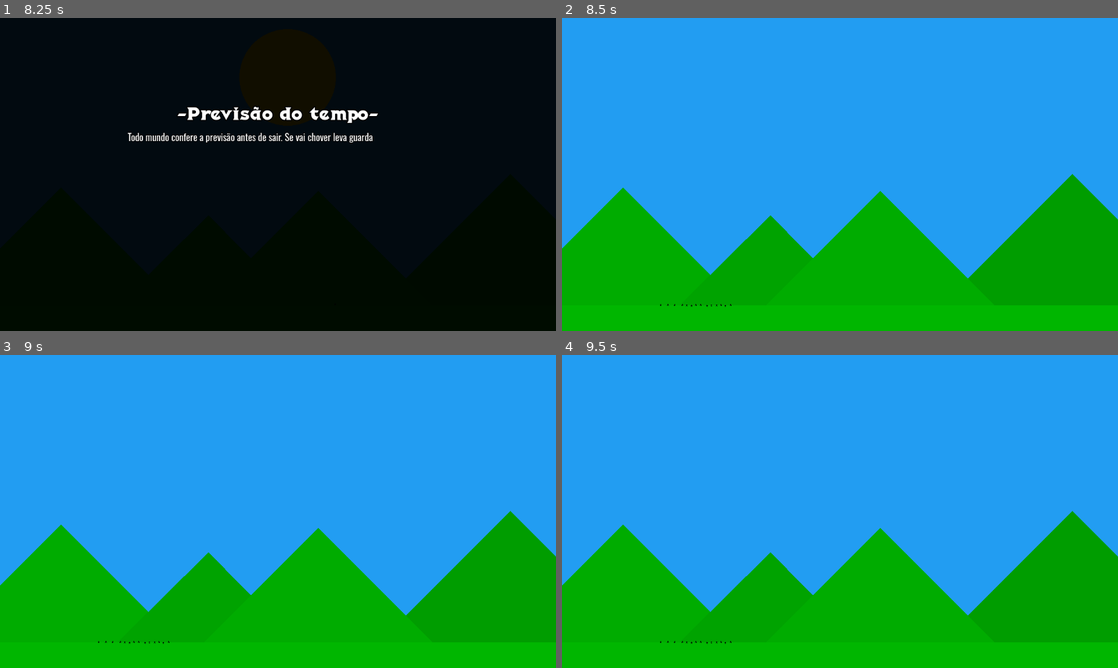
Above: before the commit, frames 1-4 (two rows, left to right).
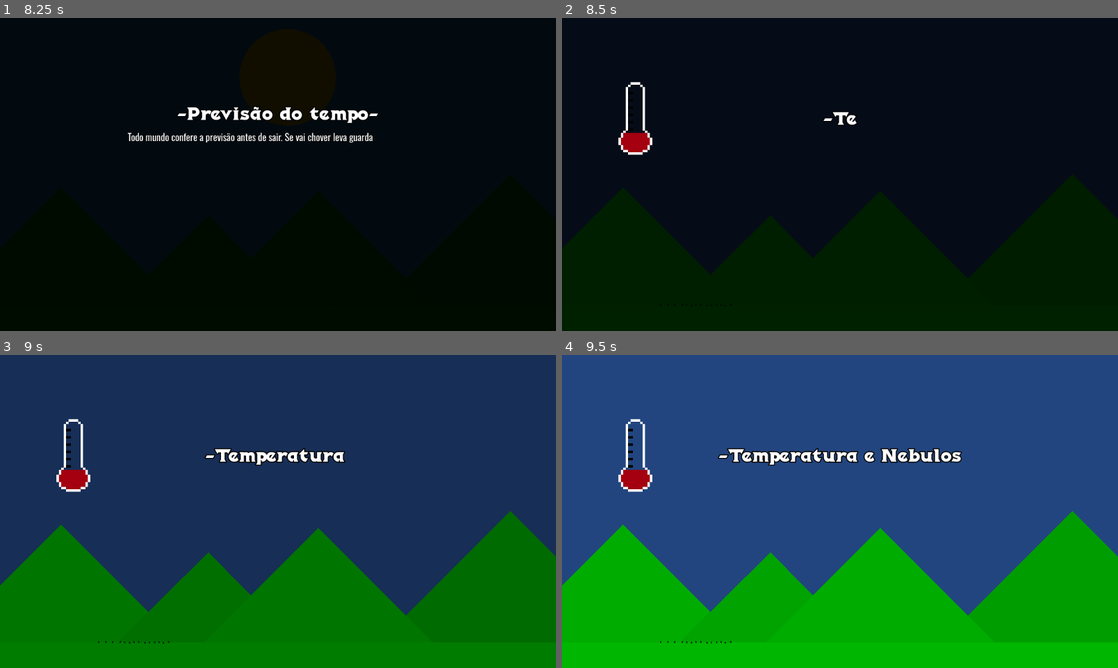
Above: after the commit, the same moments.

Repository: joao-dev152/Trabalho-de-Ci-ncias-8-ano-
Game: Godot game, scene res://páginas/1. Alana/page_0_intro.tscn
Same seed, same stepped clock (60 frames per second), same inputs: the game is played once before the commit and once after it.
Inputs (mouse positions are in pixels of both pictures, inside the frame that each line leads up to):
- Up to frame 1 (8.25 s): move the mouse to (400, 158) at 0.52 s; press the mouse at (400, 158) at 0.53 s; hold Right (right-down) 0.53-2.78 s; move the mouse to (166, 190) at 1.27 s; release the mouse at (166, 190) at 1.28 s; click (166, 190) at 1.35 s; move the mouse to (333, 105) at 2.02 s; press the mouse at (333, 105) at 2.03 s; move the mouse to (250, 237) at 2.77 s; release the mouse at (250, 237) at 2.78 s; hold Left (left-up) 2.78-5.03 s; click (250, 237) at 2.85 s; move the mouse to (444, 221) at 3.52 s; press the mouse at (444, 221) at 3.53 s; move the mouse to (111, 127) at 4.27 s; release the mouse at (111, 127) at 4.28 s; click (111, 127) at 4.35 s; move the mouse to (305, 174) at 5.02 s; press the mouse at (305, 174) at 5.03 s; hold Right (right-down) 5.03-6.53 s; move the mouse to (194, 96) at 5.77 s; release the mouse at (194, 96) at 5.78 s; click (194, 96) at 5.85 s; move the mouse to (400, 158) at 6.52 s; press the mouse at (400, 158) at 6.53 s; hold Left (left-up) 6.53-7.28 s; move the mouse to (166, 190) at 7.27 s; release the mouse at (166, 190) at 7.28 s; hold Right (right-down) from 7.28 s (still down); click (166, 190) at 7.35 s; move the mouse to (333, 105) at 8.02 s; press the mouse at (333, 105) at 8.03 s
- Up to frame 2 (8.5 s): keep holding Right (right-down)
- Up to frame 3 (9 s): move the mouse to (250, 574) at 8.77 s; release Right (right-down) at 8.78 s; release the mouse at (250, 574) at 8.78 s; hold Left (left-up) from 8.78 s (still down); click (250, 574) at 8.85 s
- Up to frame 4 (9.5 s): keep holding Left (left-up)

Frame 1 is identical in both runs. In frame 2, 100% of the frame differs, in the area x 0-100%, y 0-100%; in frame 3, 100%; in frame 4, 67%.

Commit message:
page 3 completa

Diff:
--- a/páginas/2. Anna Luiza/page_2_temperatura_e_nebulosidade.tscn
+++ b/páginas/2. Anna Luiza/page_2_temperatura_e_nebulosidade.tscn
@@ -1,17 +1,260 @@
 [gd_scene format=3 uid="uid://bytpuxcx4i7ga"]
 
+[ext_resource type="Script" uid="uid://c2us4b5cv7e6u" path="res://scripts/page_2_temperatura_e_nebulosidade.gd" id="1_5tt31"]
 [ext_resource type="Texture2D" uid="uid://dgecauljq8sqm" path="res://data/assets/homi_andando.png" id="1_y2j5c"]
+[ext_resource type="Texture2D" uid="uid://bw8ojwn4h73hl" path="res://data/assets/termometro-pixel-art.png" id="2_4s65b"]
+[ext_resource type="FontFile" uid="uid://depdhimw2e5w5" path="res://data/assets/fnt/Isometra-Regular.ttf" id="4_ptakn"]
+[ext_resource type="FontFile" uid="uid://d1ujonbwls6ft" path="res://data/assets/fnt/Oswald-VariableFont_wght.ttf" id="5_l4lpu"]
 
 [sub_resource type="BoxMesh" id="BoxMesh_4s65b"]
 
+[sub_resource type="AtlasTexture" id="AtlasTexture_5tt31"]
+atlas = ExtResource("2_4s65b")
+region = Rect2(0, 0, 16, 32)
+
+[sub_resource type="AtlasTexture" id="AtlasTexture_8ciuu"]
+atlas = ExtResource("2_4s65b")
+region = Rect2(16, 0, 16, 32)
+
+[sub_resource type="AtlasTexture" id="AtlasTexture_ptakn"]
+atlas = ExtResource("2_4s65b")
+region = Rect2(32, 0, 16, 32)
+
+[sub_resource type="AtlasTexture" id="AtlasTexture_l4lpu"]
+atlas = ExtResource("2_4s65b")
+region = Rect2(48, 0, 16, 32)
+
+[sub_resource type="AtlasTexture" id="AtlasTexture_shnm2"]
+atlas = ExtResource("2_4s65b")
+region = Rect2(64, 0, 16, 32)
+
+[sub_resource type="AtlasTexture" id="AtlasTexture_lojbp"]
+atlas = ExtResource("2_4s65b")
+region = Rect2(80, 0, 16, 32)
+
+[sub_resource type="AtlasTexture" id="AtlasTexture_v6fxk"]
+atlas = ExtResource("2_4s65b")
+region = Rect2(96, 0, 16, 32)
+
+[sub_resource type="AtlasTexture" id="AtlasTexture_kfdag"]
+atlas = ExtResource("2_4s65b")
+region = Rect2(112, 0, 16, 32)
+
+[sub_resource type="AtlasTexture" id="AtlasTexture_6bnaj"]
+atlas = ExtResource("2_4s65b")
+region = Rect2(128, 0, 16, 32)
+
+[sub_resource type="AtlasTexture" id="AtlasTexture_l8nnj"]
+atlas = ExtResource("2_4s65b")
+region = Rect2(144, 0, 16, 32)
+
+[sub_resource type="AtlasTexture" id="AtlasTexture_kmy75"]
+atlas = ExtResource("2_4s65b")
+region = Rect2(160, 0, 16, 32)
+
+[sub_resource type="SpriteFrames" id="SpriteFrames_8w0r3"]
+animations = [{
+"frames": [{
+"duration": 2.0,
+"texture": SubResource("AtlasTexture_5tt31")
+}, {
+"duration": 2.0,
+"texture": SubResource("AtlasTexture_8ciuu")
+}, {
+"duration": 2.0,
+"texture": SubResource("AtlasTexture_ptakn")
+}, {
+"duration": 2.0,
+"texture": SubResource("AtlasTexture_l4lpu")
+}, {
+"duration": 2.0,
+"texture": SubResource("AtlasTexture_shnm2")
+}, {
+"duration": 2.0,
+"texture": SubResource("AtlasTexture_lojbp")
+}, {
+"duration": 2.0,
+"texture": SubResource("AtlasTexture_v6fxk")
+}, {
+"duration": 2.0,
+"texture": SubResource("AtlasTexture_kfdag")
+}, {
+"duration": 2.0,
+"texture": SubResource("AtlasTexture_6bnaj")
+}, {
+"duration": 2.0,
+"texture": SubResource("AtlasTexture_l8nnj")
+}, {
+"duration": 2.0,
+"texture": SubResource("AtlasTexture_kmy75")
+}],
+"loop": 2,
+"name": &"default",
+"speed": 0.5
+}]
+
+[sub_resource type="Animation" id="Animation_ccnhe"]
+length = 0.001
+tracks/0/type = "value"
+tracks/0/imported = false
+tracks/0/enabled = true
+tracks/0/path = NodePath("ColorRect:color")
+tracks/0/interp = 1
+tracks/0/loop_wrap = true
+tracks/0/keys = {
+"times": PackedFloat32Array(0),
+"transitions": PackedFloat32Array(1),
+"update": 0,
+"values": [Color(0.13333334, 0.25882354, 0.4862745, 1)]
+}
+
+[sub_resource type="Animation" id="Animation_hsehc"]
+resource_name = "loop-ilumination"
+length = 40.0
+loop_mode = 2
+tracks/0/type = "value"
+tracks/0/imported = false
+tracks/0/enabled = true
+tracks/0/path = NodePath("ColorRect:color")
+tracks/0/interp = 1
+tracks/0/loop_wrap = true
+tracks/0/keys = {
+"times": PackedFloat32Array(0, 40),
+"transitions": PackedFloat32Array(1, 1),
+"update": 0,
+"values": [Color(0.13333334, 0.25882354, 0.4862745, 1), Color(0.13333334, 0.6156863, 0.9490196, 1)]
+}
+
+[sub_resource type="AnimationLibrary" id="AnimationLibrary_ih2uo"]
+_data = {
+&"RESET": SubResource("Animation_ccnhe"),
+&"loop-ilumination": SubResource("Animation_hsehc")
+}
+
+[sub_resource type="Animation" id="Animation_shnm2"]
+length = 0.001
+tracks/0/type = "value"
+tracks/0/imported = false
+tracks/0/enabled = true
+tracks/0/path = NodePath("CanvasLayer/Control/VBoxContainer/Label:visible_characters")
+tracks/0/interp = 1
+tracks/0/loop_wrap = true
+tracks/0/keys = {
+"times": PackedFloat32Array(0),
+"transitions": PackedFloat32Array(1),
+"update": 1,
+"values": [0]
+}
+tracks/1/type = "value"
+tracks/1/imported = false
+tracks/1/enabled = true
+tracks/1/path = NodePath("CanvasLayer/Control/VBoxContainer/RichTextLabel:visible_ratio")
+tracks/1/interp = 1
+tracks/1/loop_wrap = true
+tracks/1/keys = {
+"times": PackedFloat32Array(0),
+"transitions": PackedFloat32Array(1),
+"update": 0,
+"values": [0.0]
+}
+
+[sub_resource type="Animation" id="Animation_lojbp"]
+resource_name = "textos"
+length = 3.5000000000000004
+tracks/0/type = "value"
+tracks/0/imported = false
+tracks/0/enabled = true
+tracks/0/path = NodePath("CanvasLayer/Control/VBoxContainer/Label:visible_characters")
+tracks/0/interp = 1
+tracks/0/loop_wrap = true
+tracks/0/keys = {
+"times": PackedFloat32Array(0, 1.5),
+"transitions": PackedFloat32Array(1, 1),
+"update": 0,
+"values": [0, 28]
+}
+tracks/1/type = "value"
+tracks/1/imported = false
+tracks/1/enabled = true
+tracks/1/path = NodePath("CanvasLayer/Control/VBoxContainer/RichTextLabel:visible_ratio")
+tracks/1/interp = 1
+tracks/1/loop_wrap = true
+tracks/1/keys = {
+"times": PackedFloat32Array(0, 1.5, 3.5),
+"transitions": PackedFloat32Array(1, 1, 1),
+"update": 0,
+"values": [0.0, 0.0, 1.0]
+}
+
+[sub_resource type="AnimationLibrary" id="AnimationLibrary_v6fxk"]
+_data = {
+&"RESET": SubResource("Animation_shnm2"),
+&"textos": SubResource("Animation_lojbp")
+}
+
+[sub_resource type="Animation" id="Animation_8ciuu"]
+length = 0.001
+tracks/0/type = "value"
+tracks/0/imported = false
+tracks/0/enabled = true
+tracks/0/path = NodePath("CanvasModulate:color")
+tracks/0/interp = 1
+tracks/0/loop_wrap = true
+tracks/0/keys = {
+"times": PackedFloat32Array(0),
+"transitions": PackedFloat32Array(1),
+"update": 0,
+"values": [Color(0, 0, 0, 1)]
+}
+
+[sub_resource type="Animation" id="Animation_ptakn"]
+resource_name = "fade-in"
+tracks/0/type = "value"
+tracks/0/imported = false
+tracks/0/enabled = true
+tracks/0/path = NodePath("CanvasModulate:color")
+tracks/0/interp = 1
+tracks/0/loop_wrap = true
+tracks/0/keys = {
+"times": PackedFloat32Array(0, 1),
+"transitions": PackedFloat32Array(1, 1),
+"update": 0,
+"values": [Color(0, 0, 0, 1), Color(1, 1, 1, 1)]
+}
+
+[sub_resource type="Animation" id="Animation_l4lpu"]
+resource_name = "fade-out"
+tracks/0/type = "value"
+tracks/0/imported = false
+tracks/0/enabled = true
+tracks/0/path = NodePath("CanvasModulate:color")
+tracks/0/interp = 1
+tracks/0/loop_wrap = true
+tracks/0/keys = {
+"times": PackedFloat32Array(0, 1),
+"transitions": PackedFloat32Array(1, 1),
+"update": 0,
+"values": [Color(1, 1, 1, 1), Color(0, 0, 0, 1)]
+}
+
+[sub_resource type="AnimationLibrary" id="AnimationLibrary_shnm2"]
+_data = {
+&"RESET": SubResource("Animation_8ciuu"),
+&"fade-in": SubResource("Animation_ptakn"),
+&"fade-out": SubResource("Animation_l4lpu")
+}
+
+[sub_resource type="StyleBoxEmpty" id="StyleBoxEmpty_shnm2"]
+
 [node name="page_2_Temperatura e Nebulosidade" type="Node2D" unique_id=537147640]
+script = ExtResource("1_5tt31")
 
 [node name="ColorRect" type="ColorRect" parent="." unique_id=394596836]
 offset_left = -3083.0
 offset_top = -1557.0
 offset_right = 4451.0
 offset_bottom = 1503.0
-color = Color(0.13333334, 0.6156863, 0.9490196, 1)
+color = Color(0.13333334, 0.25882354, 0.4862745, 1)
 
 [node name="cenario" type="Node2D" parent="." unique_id=751256370]
 
@@ -49,58 +292,147 @@
 scale = Vector2(1159, 55.999966)
 mesh = SubResource("BoxMesh_4s65b")
 
-[node name="Sprite2D" type="Sprite2D" parent="." unique_id=1855761862]
+[node name="homis" type="Node2D" parent="." unique_id=1822090822]
+
+[node name="Sprite2D" type="Sprite2D" parent="homis" unique_id=1855761862]
 position = Vector2(235, 592)
 texture = ExtResource("1_y2j5c")
 
-[node name="Sprite2D2" type="Sprite2D" parent="." unique_id=1498977950]
+[node name="Sprite2D2" type="Sprite2D" parent="homis" unique_id=1498977950]
 position = Vector2(251, 592)
 texture = ExtResource("1_y2j5c")
 
-[node name="Sprite2D3" type="Sprite2D" parent="." unique_id=1056295558]
+[node name="Sprite2D3" type="Sprite2D" parent="homis" unique_id=1056295558]
 position = Vector2(270, 594)
 texture = ExtResource("1_y2j5c")
 
-[node name="Sprite2D4" type="Sprite2D" parent="." unique_id=1018095368]
+[node name="Sprite2D4" type="Sprite2D" parent="homis" unique_id=1018095368]
 position = Vector2(289, 592)
 texture = ExtResource("1_y2j5c")
 
-[node name="Sprite2D5" type="Sprite2D" parent="." unique_id=595100769]
+[node name="Sprite2D5" type="Sprite2D" parent="homis" unique_id=595100769]
 position = Vector2(302, 594)
 texture = ExtResource("1_y2j5c")
 
-[node name="Sprite2D6" type="Sprite2D" parent="." unique_id=1918165216]
+[node name="Sprite2D6" type="Sprite2D" parent="homis" unique_id=1918165216]
 position = Vector2(322, 593)
 texture = ExtResource("1_y2j5c")
 
-[node name="Sprite2D7" type="Sprite2D" parent="." unique_id=1373499998]
+[node name="Sprite2D7" type="Sprite2D" parent="homis" unique_id=1373499998]
 position = Vector2(340, 594)
 texture = ExtResource("1_y2j5c")
 
-[node name="Sprite2D8" type="Sprite2D" parent="." unique_id=527164918]
+[node name="Sprite2D8" type="Sprite2D" parent="homis" unique_id=527164918]
 position = Vector2(311, 593)
 texture = ExtResource("1_y2j5c")
 
-[node name="Sprite2D9" type="Sprite2D" parent="." unique_id=1052005475]
+[node name="Sprite2D9" type="Sprite2D" parent="homis" unique_id=1052005475]
 position = Vector2(221, 592)
 texture = ExtResource("1_y2j5c")
 
-[node name="Sprite2D10" type="Sprite2D" parent="." unique_id=6859464]
+[node name="Sprite2D10" type="Sprite2D" parent="homis" unique_id=6859464]
 position = Vector2(351, 592)
 texture = ExtResource("1_y2j5c")
 
-[node name="Sprite2D11" type="Sprite2D" parent="." unique_id=1685939077]
+[node name="Sprite2D11" type="Sprite2D" parent="homis" unique_id=1685939077]
 position = Vector2(331, 592)
 texture = ExtResource("1_y2j5c")
 
-[node name="Sprite2D12" type="Sprite2D" parent="." unique_id=1959578295]
+[node name="Sprite2D12" type="Sprite2D" parent="homis" unique_id=1959578295]
 position = Vector2(279, 592)
 texture = ExtResource("1_y2j5c")
 
-[node name="Sprite2D13" type="Sprite2D" parent="." unique_id=1258584300]
+[node name="Sprite2D13" type="Sprite2D" parent="homis" unique_id=1258584300]
 position = Vector2(260, 593)
 texture = ExtResource("1_y2j5c")
 
-[node name="Sprite2D14" type="Sprite2D" parent="." unique_id=1469568975]
+[node name="Sprite2D14" type="Sprite2D" parent="homis" unique_id=1469568975]
 position = Vector2(206, 592)
 texture = ExtResource("1_y2j5c")
+
+[node name="termometro" type="CanvasLayer" parent="." unique_id=199086105]
+
+[node name="AnimatedSprite2D" type="AnimatedSprite2D" parent="termometro" unique_id=693796462]
+position = Vector2(152, 208)
+scale = Vector2(5, 5)
+sprite_frames = SubResource("SpriteFrames_8w0r3")
+autoplay = "default"
+
+[node name="AnimationPlayer" type="AnimationPlayer" parent="." unique_id=1852983413]
+libraries/ = SubResource("AnimationLibrary_ih2uo")
+autoplay = &"loop-ilumination"
+
+[node name="textos" type="AnimationPlayer" parent="." unique_id=238319780]
+libraries/ = SubResource("AnimationLibrary_v6fxk")
+autoplay = &"textos"
+
+[node name="fade" type="AnimationPlayer" parent="." unique_id=1216456550]
+libraries/ = SubResource("AnimationLibrary_shnm2")
+autoplay = &"fade-in"
+
+[node name="CanvasModulate" type="CanvasModulate" parent="." unique_id=1134518014]
+color = Color(0, 0, 0, 1)
+
+[node name="CanvasLayer" type="CanvasLayer" parent="." unique_id=596422869]
+
+[node name="Control" type="Control" parent="CanvasLayer" unique_id=1815088633]
+layout_mode = 3
+anchors_preset = 15
+anchor_right = 1.0
+anchor_bottom = 1.0
+grow_horizontal = 2
+grow_vertical = 2
+
+[node name="VBoxContainer" type="VBoxContainer" parent="CanvasLayer/Control" unique_id=124186651]
+layout_mode = 1
+anchors_preset = 8
+anchor_left = 0.5
+anchor_top = 0.5
+anchor_right = 0.5
+anchor_bottom = 0.5
+offset_left = -406.0
+offset_top = -137.0
+offset_right = 406.0
+offset_bottom = 137.0
+grow_horizontal = 2
+grow_vertical = 2
+
+[node name="Label" type="Label" parent="CanvasLayer/Control/VBoxContainer" unique_id=1166812770]
+layout_mode = 2
+theme_override_colors/font_outline_color = Color(0, 0, 0, 1)
+theme_override_constants/outline_size = 8
+theme_override_fonts/font = ExtResource("4_ptakn")
+theme_override_font_sizes/font_size = 32
+text = "-Temperatura e Nebulosidade-"
+horizontal_alignment = 1
+visible_characters = 0
+visible_ratio = 0.0
+
+[node name="HSeparator" type="HSeparator" parent="CanvasLayer/Control/VBoxContainer" unique_id=1544980424]
+layout_mode = 2
+theme_override_styles/separator = SubResource("StyleBoxEmpty_shnm2")
+
+[node name="RichTextLabel" type="RichTextLabel" parent="CanvasLayer/Control/VBoxContainer" unique_id=1381294031]
+custom_maximum_size = Vector2(660, -1)
+layout_mode = 2
+size_flags_horizontal = 4
+theme_override_constants/outline_size = 4
+theme_override_fonts/normal_font = ExtResource("5_l4lpu")
+theme_override_fonts/bold_font = ExtResource("5_l4lpu")
+theme_override_fonts/bold_italics_font = ExtResource("5_l4lpu")
+theme_override_fonts/italics_font = ExtResource("5_l4lpu")
+theme_override_fonts/mono_font = ExtResource("5_l4lpu")
+theme_override_font_sizes/normal_font_size = 20
+theme_override_font_sizes/bold_font_size = 24
+theme_override_font_sizes/bold_italics_font_size = 24
+theme_override_font_sizes/italics_font_size = 20
+theme_override_font_sizes/mono_font_size = 20
+bbcode_enabled = true
+text = "- Temperatura: indica o grau de agitação das partículas de um corpo ou substância e é medida em graus Celsius (°C) no Brasil. Os meteorologistas acompanham suas variações para analisar as condições térmicas da atmosfera e prever o tempo.
+
+- Nebulosidade: corresponde à quantidade de nuvens que cobrem o céu em determinado local e momento. Os meteorologistas observam as nuvens, sua altitude e seus tipos para analisar as condições atmosféricas e prever a possibilidade de chuvas."
+fit_content = true
+visible_characters = 0
+visible_ratio = 0.0
+
+[connection signal="animation_finished" from="fade" to="." method="_on_fade_animation_finished"]
--- /dev/null
+++ b/scripts/page_2_temperatura_e_nebulosidade.gd
@@ -0,0 +1,24 @@
+extends Node2D
+
+@onready var fade: AnimationPlayer = $fade
+
+var _is_turning_page := false
+var _has_started
+
+func _input(event: InputEvent) -> void:
+	if event.is_action_pressed("left-up") and _has_started:
+		fade.play("fade-out")
+		_is_turning_page = true
+		await fade.animation_finished
+		get_tree().change_scene_to_file("res://páginas/1. Alana/page_1_previsao_do_tempo.tscn")
+
+	#if event.is_action_pressed("right-down") and _has_started:
+		#fade.play("fade-out")
+		#_is_turning_page = true
+		#await fade.animation_finished
+		#get_tree().change_scene_to_file("")
+
+
+func _on_fade_animation_finished(anim_name: StringName) -> void:
+	if anim_name == "fade-in":
+		_has_started = true
Binary file added: data/assets/termometro-pixel-art.png
Not shown, added: data/assets/termometro-pixel-art.png.import
Not shown, added: scripts/page_2_temperatura_e_nebulosidade.gd.uid
